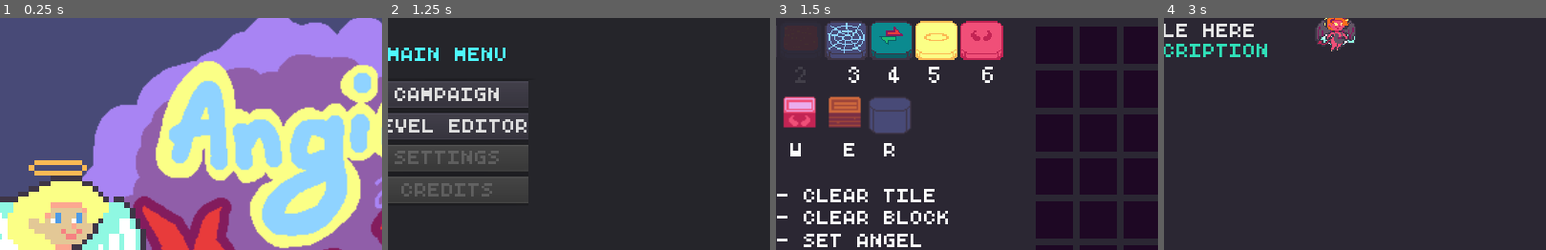
Above: before the commit, frames 1-4 (left to right).
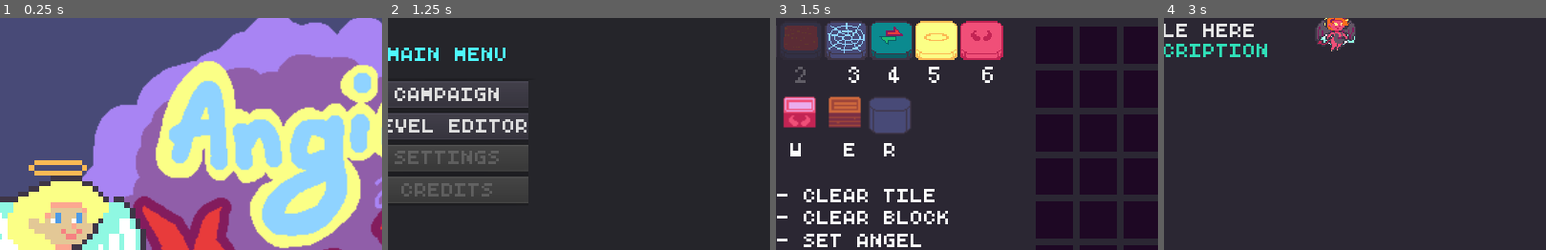
Above: after the commit, the same moments.

Repository: JRo-Robros/Angie-and-Monica
Game: Godot game, scene res://Title.tscn
Two runs of this game, one before a commit and one after it. Both use one fixed random seed, a clock stepped at 60 frames per second and the inputs below.
Inputs (mouse positions are % of the whole screen's width and height, from its top left):
- Up to frame 1 (0.25 s): no input
- Up to frame 2 (1.25 s): tap Enter at 0.5 s; move the mouse to (72, 45) at 0.52 s; hold Right (ui_right) from 0.53 s (still down); click (72, 45) at 0.67 s
- Up to frame 3 (1.5 s): release Right (ui_right) at 1.25 s; click "Level Editor" at 1.25 s
- Up to frame 4 (3 s): click (20, 71) at 2.02 s; type "12" at 2.1 s; click "Play" at 2.75 s
The pictures show only the part of the screen within x 7-57%, y 2-52%; the shares and areas given below are measured in that part.

Frames 1-2 are identical in both runs. In frame 3, 1.0% of the frame differs, in the area x 2-11%, y 3-28%; in frame 4, nothing differs.

Commit message:
Lightened Disabled Tile

Diff:
--- a/Editor.tscn
+++ b/Editor.tscn
@@ -47,7 +47,7 @@
 margin_top = -13.0
 margin_right = -35.0
 margin_bottom = 37.0
-color = Color( 0.168627, 0.152941, 0.2, 0.890196 )
+color = Color( 0.168627, 0.152941, 0.2, 0.745098 )
 __meta__ = {
 "_edit_use_anchors_": false
 }
